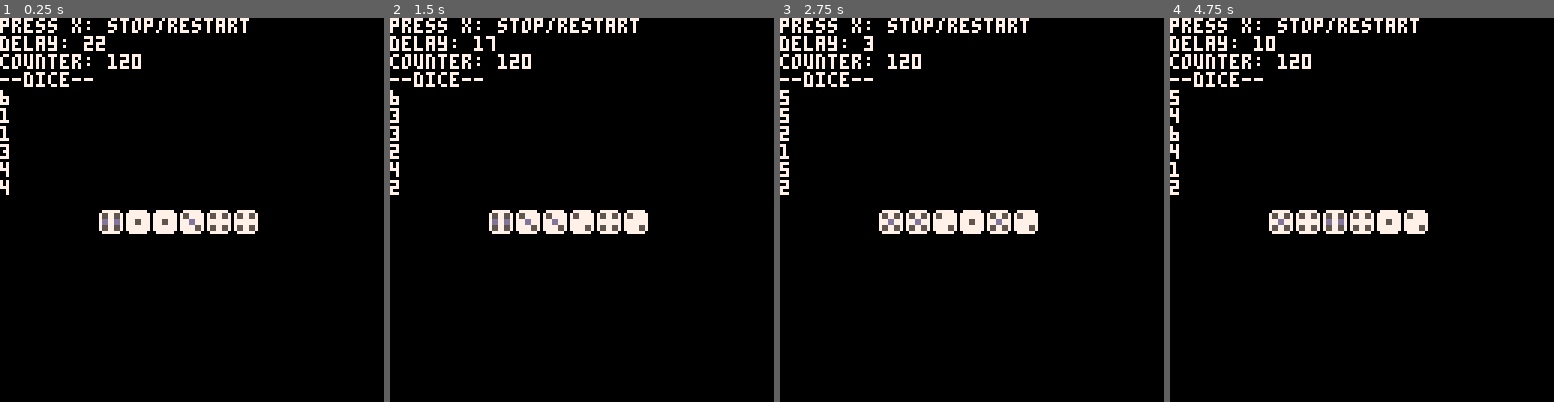
Above: before the commit, frames 1-4 (left to right).
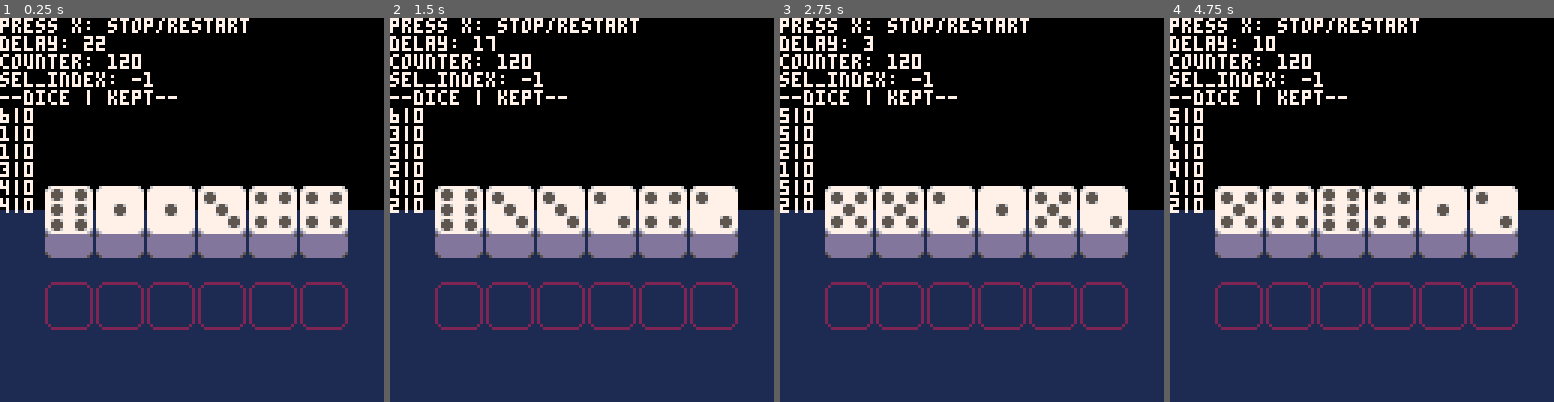
Above: after the commit, the same moments.

Repository: socklessthing/onefourtwentyfour
Game: PICO-8 cartridge onefour24.p8
The game is run twice, just before and just after one commit, with the same random seed, the same clock (stepped at 60 frames per second) and the same inputs.
Inputs:
- Up to frame 1 (0.25 s): no input
- Up to frame 2 (1.5 s): tap X (X key) at 0.33, 1.07 s
- Up to frame 3 (2.75 s): hold Right 1.6-2.1 s; tap X (X key) at 1.85 s; hold Right from 2.47 s (still down)
- Up to frame 4 (4.75 s): tap X (X key) at 2.97, 4.08 s; release Right at 3.03 s; hold Left 3.08-3.58 s; hold Down 3.63-3.97 s; hold Right 4.02-4.68 s

The runs differ from the first frame. In frame 1, 55% of the frame differs, in the area x 0-100%, y 14-100%; in frame 2, 55%; in frame 3, 55%; in frame 4, 55%.

Commit message:
Changed dice to be bigger

Diff:
--- a/onefour24.p8
+++ b/onefour24.p8
@@ -3,6 +3,7 @@
 __lua__
 dice={}
 onefour24={1,4,6,6,6,6}
+keptdice={0,0,0,0,0,0}
 max_time=120
 counter=max_time
 update_interval = counter / 6  -- update every sixth of the time
@@ -14,6 +15,8 @@
 hasfour=false
 score=0
 
+sel_index = -1
+
 function _init()
 
 	for i=1,6 do
@@ -41,20 +44,24 @@
 
 	if counter > 0 then
 	 if delay_counter > 0 then
-	     delay_counter -= 1
-	     for i = 1, 6 do
-       dice[i] = flr(rnd(6) + 1)
-    		end
+	    delay_counter -= 1
+	    for i = 1, 6 do
+			if dice[i] > 0 then
+    			dice[i] = flr(rnd(6) + 1)
+			end
+    	end
 	 else
 
     local c = counter / update_interval
     local index = 6  -- start from the rightmost dice
     for i = 1, c do
-        dice[index] = flr(rnd(6) + 1)
-        index = index - 1  -- move to the next dice from right to left
-        if index < 1 then
-            break  -- exit loop if all dice have been updated
-        end
+		if dice[index] > 0 then
+        	dice[index] = flr(rnd(6) + 1)
+        	index = index - 1  -- move to the next dice from right to left
+        	if index < 1 then
+        	    break  -- exit loop if all dice have been updated
+        	end
+		end
     end
 
     if runcounter then
@@ -63,6 +70,10 @@
 	 end
 	end
 
+	if sel_index <0 and counter == 0 then
+		sel_index=1
+	end
+
 --	if counter!=60 then
 
 --		local c=counter/10
@@ -79,35 +90,145 @@
 end
 
 function btnpress()
- if btnp(❎) then
+ 	if btnp(❎) then
 		counter=max_time
 		runcounter=true
 		delay_counter = 30
-	end
+		sel_index=-1
+	end
+
+	if sel_index > 0 then
+		if btnp(⬅️) then
+			sel_index -= 1
+			if sel_index < 1 then
+				sel_index=6
+			end
+		elseif btnp(➡️) then
+			sel_index += 1
+			if sel_index > 6 then
+				sel_index=1
+			end
+		elseif btnp(⬇️) then
+			keptdice[sel_index] = dice[sel_index]
+			dice[sel_index] = 0
+		end
+	end
+
 end
 -->8
 --draw
 
 function draw()
- cls()
- print("press x: stop/restart")
+	cls()
+	--bg
+	rectfill(0,64,128,128, 1)
+
+	drawdicelines()
+
+	--dice
+	for i=1,6 do
+		if dice[i] > 0 then drawdice(dice[i], (17*i) - 2, 56) end
+		if keptdice[i] then drawdice(keptdice[i], (17*i) - 2, 56 + 24) end
+	end
+
+	--cursor
+	if sel_index > 0 then
+		drawcursor(sel_index)
+	end
+
+	print("press x: stop/restart",7)
+
+	-- debug
 	print("delay: "..delay_counter,7)
 	print("counter: "..counter,7)
-	print("--dice--")
-
-	for i=1,6 do
-  print(dice[i])
-  spr(dice[i], 24+i*9, 64)
-	end
-end
-…(11 lines of a section not shown)…
+	print("sel_index: "..sel_index,7)
+	print("--dice | kept--")
+	for i=1,6 do
+		print(dice[i].."|"..tostr(keptdice[i]))
+	end
+
+-- 	for i=1,6 do
+--  print(dice[i])
+--  spr(dice[i], 24+i*9, 64)
+-- 	end
+
+end
+
+function drawcursor(i)
+	spr(10, 19 + ((i-1)*17), 76)
+end
+
+function drawdicelines()
+	for i=1,6 do
+		spr(25, (17*i)-2, 88, 2, 3)
+	end
+end
+
+function drawdice(eyes, x, y)
+	if eyes == 0 then return end
+
+	--dice
+	spr(7, x, y, 2, 3)
+	--eyes
+	local one={false, false, true, false, false}
+	local two={true, false, false, false, true}
+	local three={true, false, true, false, true}
+	local four={true, true, false, true, true}
+	local five={true, true, true, true, true}
+
+	if eyes == 1 then draweyes(one, x, y)
+	elseif eyes == 2 then draweyes(two, x, y)
+	elseif eyes == 3 then draweyes(three, x, y)
+	elseif eyes == 4 then draweyes(four, x, y)
+	elseif eyes == 5 then draweyes(five, x, y)
+	elseif eyes == 6 then
+		spr(9, x + 2, y + 1)
+		spr(9, x + 2, y + 6)
+		spr(9, x + 2, y + 11)
+		spr(9, x + 10, y + 1)
+		spr(9, x + 10, y + 6)
+		spr(9, x + 10, y + 11)
+	end
+end
+
+function draweyes(arr, x, y)
+	--TL
+	if arr[1] then spr(9, x + 2, y + 2) end
+	--TR
+	if arr[2] then spr(9, x + 10, y + 2) end
+	--C
+	if arr[3] then spr(9, x + 6, y + 6) end
+	--BL
+	if arr[4] then spr(9, x + 2, y + 10) end
+	--BR
+	if arr[5] then spr(9, x + 10, y + 10) end
+end
+…(29 lines of a section not shown)…
Not shown, changed: 26 lines of the sprite sheet (__gfx__) section of onefour24.p8
Not shown, added: .gitignore
